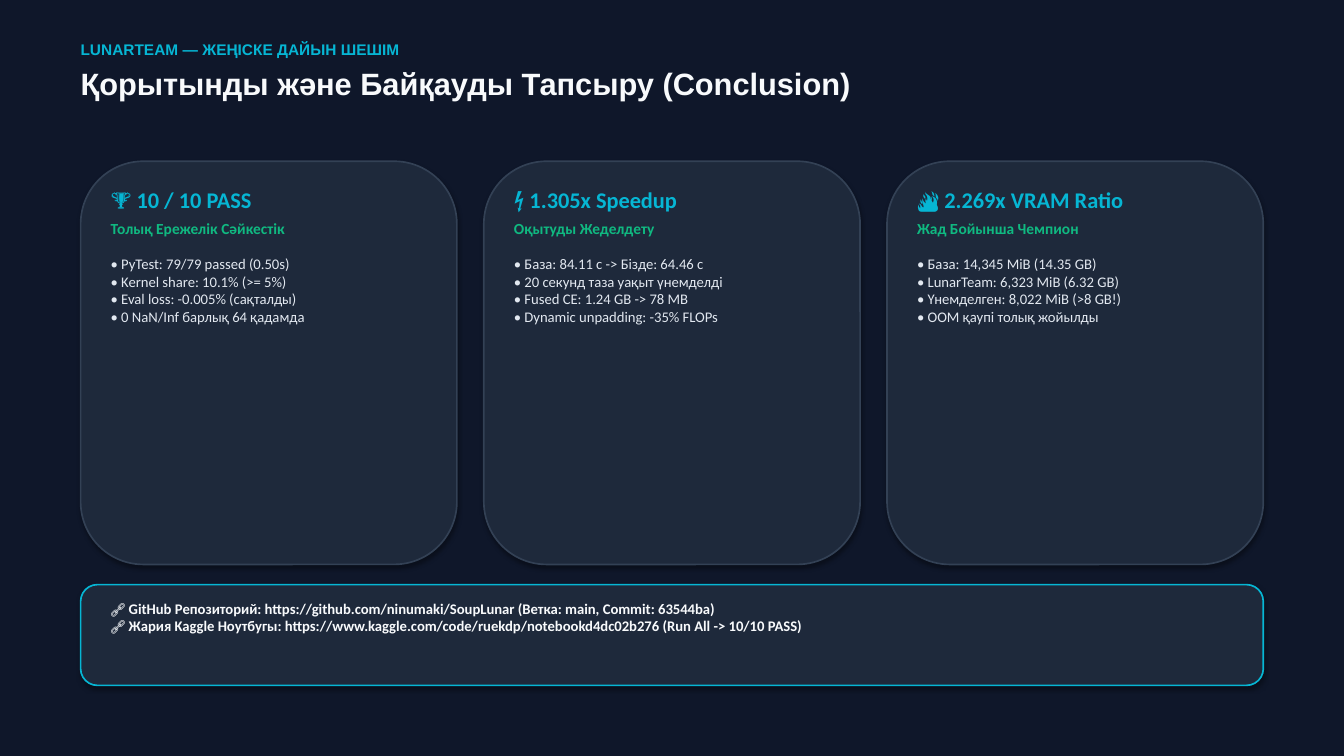
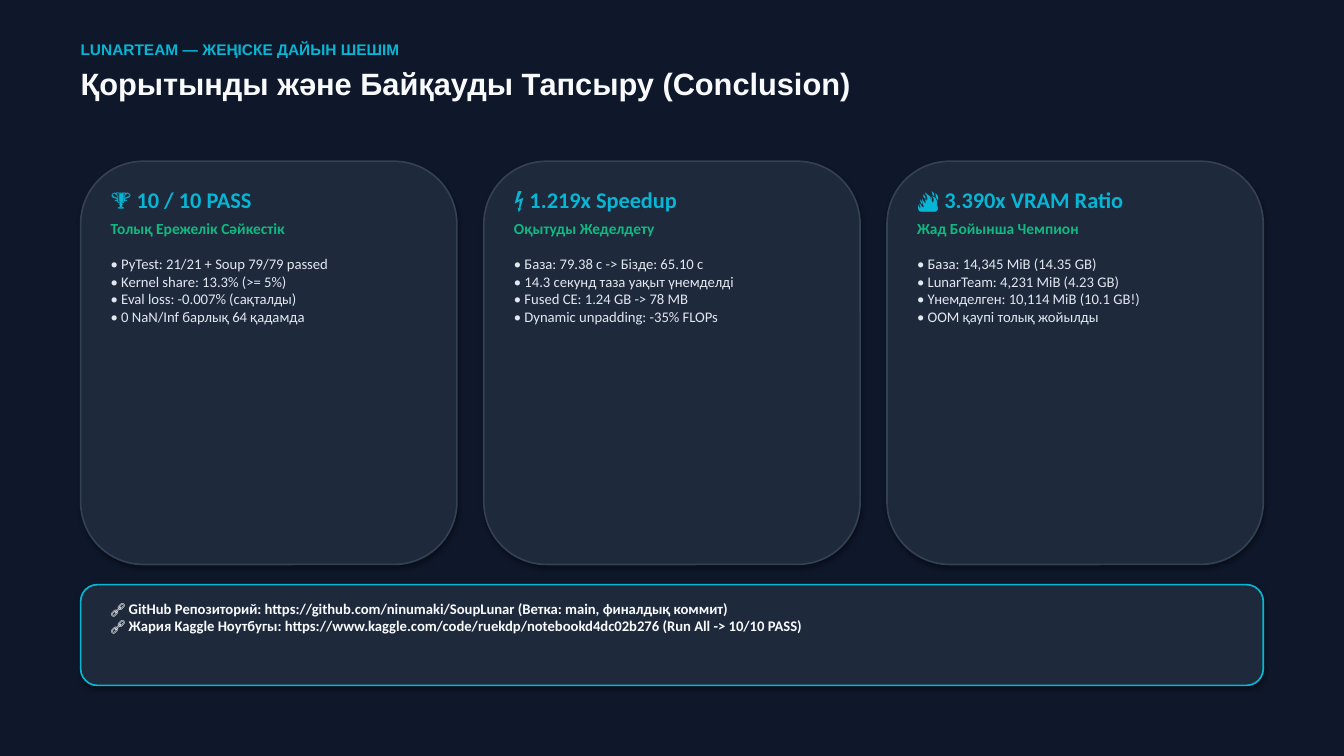
Before and after one commit to ninumaki/SoupLunar, a slide deck: slide 6 of presentation.pptx. Drawn at 1344x756 pixels with LibreOffice and Linux fonts; fonts in the diff are those of the drawing. Boxes give left, top, right and bottom in pixels: in the first picture for what was removed or moved away, otherwise in the second. Text is boxed around its words. In the diff, an @@ line names an element or a change of style, - is before the commit and + after.

```diff
--- a/presentation.pptx
+++ b/presentation.pptx
@@ text at box(529, 192, 677, 212): text changed @@
-⚡ 1.305x Speedup
+⚡ 1.219x Speedup
@@ text at box(944, 192, 1123, 208): text changed @@
-🔥 2.269x VRAM Ratio
+🔥 3.390x VRAM Ratio
@@ text at box(121, 259, 328, 325): text changed @@
-• PyTest: 79/79 passed (0.50s)
-• Kernel share: 10.1% (>= 5%)
-• Eval loss: -0.005% (сақталды)
-• 0 NaN/Inf барлық 64 қадамда
+• PyTest: 21/21 + Soup 79/79 passed
+• Kernel share: 13.3% (>= 5%)
+• Eval loss: -0.007% (сақталды)
+• 0 NaN/Inf барлық 64 қадамда
@@ text at box(524, 259, 733, 325): text changed @@
-• База: 84.11 с -> Бізде: 64.46 с
-• 20 секунд таза уақыт үнемделді
-• Fused CE: 1.24 GB -> 78 MB
-• Dynamic unpadding: -35% FLOPs
+• База: 79.38 с -> Бізде: 65.10 с
+• 14.3 секунд таза уақыт үнемделді
+• Fused CE: 1.24 GB -> 78 MB
+• Dynamic unpadding: -35% FLOPs
@@ text at box(928, 258, 1139, 325): text changed @@
-• База: 14,345 MiB (14.35 GB)
-• LunarTeam: 6,323 MiB (6.32 GB)
-• Үнемделген: 8,022 MiB (>8 GB!)
-• OOM қаупі толық жойылды
+• База: 14,345 MiB (14.35 GB)
+• LunarTeam: 4,231 MiB (4.23 GB)
+• Үнемделген: 10,114 MiB (10.1 GB!)
+• OOM қаупі толық жойылды
@@ text at box(129, 603, 802, 634): text changed @@
-🔗 GitHub Репозиторий: https://github.com/ninumaki/SoupLunar (Ветка: main, Commit: 63544ba)
-🔗 Жария Kaggle Ноутбугы: https://www.kaggle.com/code/ruekdp/notebookd4dc02b276 (Run All -> 10/10 PASS)
+🔗 GitHub Репозиторий: https://github.com/ninumaki/SoupLunar (Ветка: main, финалдық коммит)
+🔗 Жария Kaggle Ноутбугы: https://www.kaggle.com/code/ruekdp/notebookd4dc02b276 (Run All -> 10/10 PASS)
```
Also in this commit, not shown: 4 other slides changed, 2 other files.
